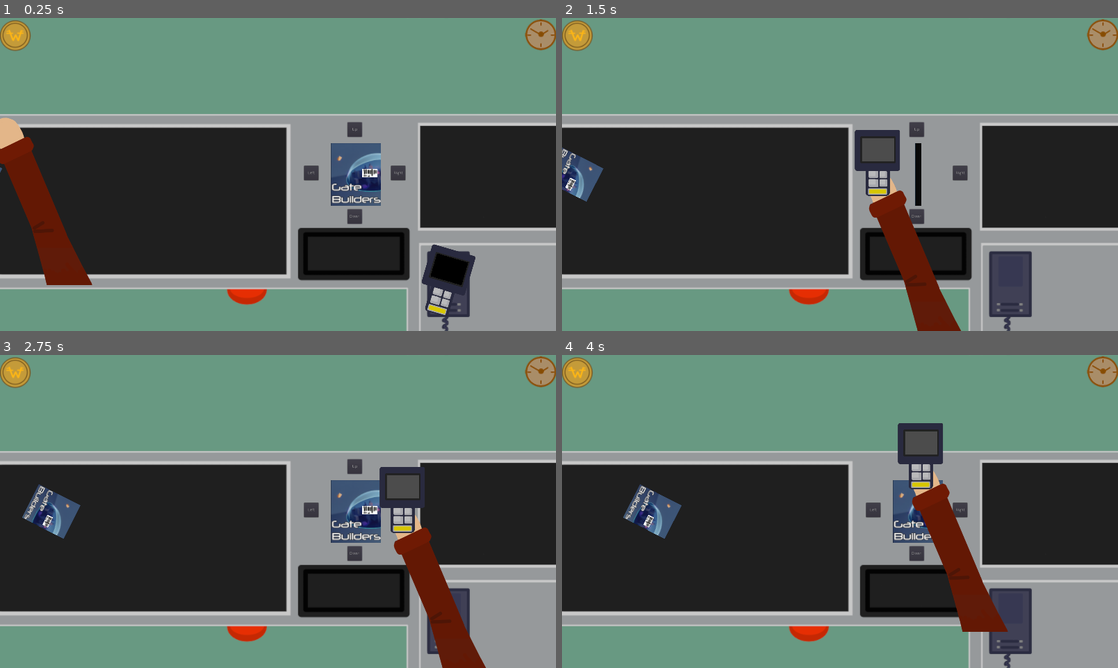
Above: before the commit, frames 1-4 (two rows, left to right).
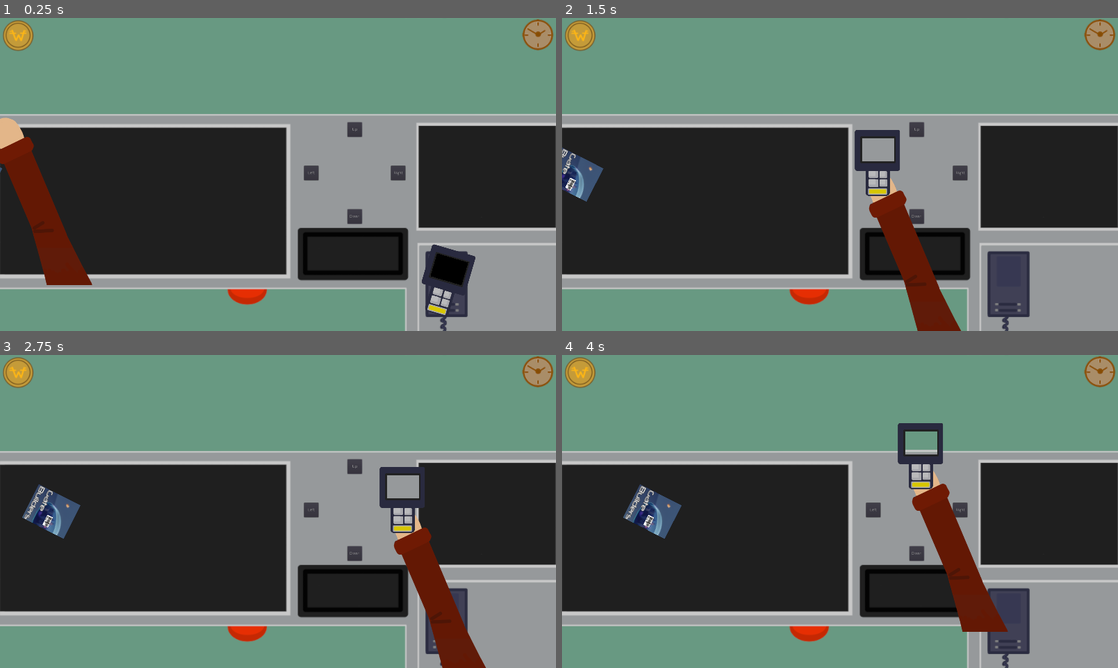
Above: after the commit, the same moments.

Repository: sboigelot/LD51
Game: Godot game, scene res://Scenes/Supermarket3d.tscn
Same seed, same stepped clock (60 frames per second), same inputs: the game is played once before the commit and once after it.
Inputs (mouse positions are in pixels of both pictures, inside the frame that each line leads up to):
- Up to frame 1 (0.25 s): no input
- Up to frame 2 (1.5 s): click (1012, 284) at 0.5 s; click "Left" at 1.25 s
- Up to frame 3 (2.75 s): click "Right" at 2 s
- Up to frame 4 (4 s): click "Down" at 2.75 s; click "Up" at 3.5 s

The runs differ from the first frame. In frame 1, 3.0% of the frame differs, in the area x 0-100%, y 0-100%; in frame 2, 2.0%; in frame 3, 3.1%; in frame 4, 2.5%.

Commit message:
Pre-barcode mouse interfaction

Diff:
--- a/LD51/Game.gd
+++ b/LD51/Game.gd
@@ -1,55 +1,35 @@
 extends Node2D
-
-var current_level_path = ""
-var current_level #: Level
 
 var win: bool
 var score: int
 var time: float
-var tutorial: bool
 var bonus: bool
 
-func new_game(with_tutorial:bool = false):
+func new_game():
 	randomize()
 
-	current_level = null
-#	current_level_count = 1
-#	current_tutorial_level_count = 1
-#	current_bonus_level_count = 1
 	win = false
 	score = 0
 	time = 0
-	tutorial = with_tutorial
 
-	if with_tutorial:
-		change_level("res://Levels/A1_tutorial_slot.tscn")
-	else:
-		change_level("res://Levels/L01.tscn")
+	get_tree().change_scene("res://Scenes/Supermarket3d.tscn")
 
-func change_level(path):
-	current_level_path = path
-	get_tree().change_scene(path)
 
 func defeat():
 	win = false
 #	current_player_datas.clear()
-	get_tree().change_scene("res://UI/VictoryScreen.tscn")
-
-func retry_level():
-#	respawn_dead_players(true)
-	change_level(current_level_path)
+	get_tree().change_scene("res://Scenes/VictoryScreen.tscn")
 
 func victory():
 	win = true
-	get_tree().change_scene("res://UI/VictoryScreen.tscn")
+	get_tree().change_scene("res://Scenes/VictoryScreen.tscn")
 
 func _process(delta):
 	if Input.is_action_just_pressed("ui_cancel"):
-		if current_level != null:
-			get_tree().change_scene("res://UI/MainMenu.tscn")
-			current_level = null
+		print(get_tree().current_scene.filename)
+		if get_tree().current_scene != null and get_tree().current_scene.filename != "res://Scenes/MainMenu.tscn":
+			get_tree().change_scene("res://Scenes/MainMenu.tscn")
 			win = false
-#			current_player_datas.clear()
 		else:
 			get_tree().quit()
 
--- a/LD51/Scenes/MainMenu.gd
+++ b/LD51/Scenes/MainMenu.gd
@@ -26,7 +26,7 @@
 
 func _on_NewGameButton_pressed():
 #	SfxManager.play("ui-button-click")
-	Game.new_game(true)
+	Game.new_game()
 
 func update_sound_sliders():
 	var master_volume:float = AudioServer.get_bus_volume_db(AudioServer.get_bus_index("Master"))
@@ -60,3 +60,6 @@
 func _on_WebGLButton_pressed():
 	OS.set_window_fullscreen(true)
 	webgl_button.queue_free()
+
+func _on_StartButton_pressed():
+	Game.new_game()
--- a/LD51/Scenes/MainMenu.tscn
+++ b/LD51/Scenes/MainMenu.tscn
@@ -93,4 +93,5 @@
 margin_bottom = 593.0
 text = "click here to switch to fullscreen"
 
+[connection signal="pressed" from="PanelContainer/CenterContainer/VBoxContainer/StartButton" to="." method="_on_StartButton_pressed"]
 [connection signal="pressed" from="PanelContainer/WebGLButton" to="." method="_on_WebGLButton_pressed"]
--- a/LD51/Scenes/Package.tscn
+++ b/LD51/Scenes/Package.tscn
@@ -30,7 +30,9 @@
 
 [node name="dvdbox" parent="RotationRoot/PackageVisualPlaceholder" instance=ExtResource( 1 )]
 
-[node name="MeshInstance" type="MeshInstance" parent="RotationRoot/PackageVisualPlaceholder"]
+[node name="BarcodesPlaceholder" type="Spatial" parent="RotationRoot"]
+
+[node name="BarcodeMeshInstance" type="MeshInstance" parent="RotationRoot/BarcodesPlaceholder"]
 transform = Transform( 1, 0, 0, 0, 1, 0, 0, 0, 1, 0.435596, 0.100382, -0.0481462 )
 mesh = SubResource( 2 )
 skeleton = NodePath("../../..")
--- a/LD51/Scenes/Supermarket3d.gd
+++ b/LD51/Scenes/Supermarket3d.gd
@@ -42,10 +42,25 @@
 #	Input.set_mouse_mode(Input.MOUSE_MODE_HIDDEN)
 	set_scanner_hands(false)
 #	set_viewport_texture()
+	set_editor_azerty()
 
 	if scan_package_holder.get_child_count() >= 1:
-		scan_package = scan_package_holder.get_child(0)
+#		scan_package = scan_package_holder.get_child(0)
+		scan_package_holder.get_child(0).queue_free()
 	spawn_package()
+
+func set_editor_azerty():
+	if not OS.is_debug_build():
+		return
+
+	change_keybind("ui_up", KEY_Z)
+	change_keybind("ui_left", KEY_Q)
+
+func change_keybind(action_name, scan_code):
+	var actions = InputMap.get_action_list(action_name)
+	var last_action = actions[actions.size() - 1] as InputEventKey
+	last_action.scancode = scan_code
+
 
 func set_viewport_texture(viewport:Viewport):
 	var path = viewport.get_path()
@@ -164,16 +179,19 @@
 	var screen_extend = Vector2(8.65,4.75)
 	var cam_translation_range = screen_extend * 2
 
+	var fullscreen_pixel_size = OS.window_size
+	fullscreen_pixel_size = Vector2(1920,1080)
+
 	var mouse_postion = get_viewport().get_mouse_position() as Vector2
 	var mouse_screen_percentage = Vector2(
-		mouse_postion.x / OS.window_size.x,
-		mouse_postion.y / OS.window_size.y
+		mouse_postion.x / fullscreen_pixel_size.x,
+		mouse_postion.y / fullscreen_pixel_size.y
 	)
 
 	var scanner_position = scanner_screen_center.global_position
 	var scanner_position_screen_percentage = Vector2(
-		scanner_position.x / OS.window_size.x,
-		scanner_position.y / OS.window_size.y
+		scanner_position.x / fullscreen_pixel_size.x,
+		scanner_position.y / fullscreen_pixel_size.y
 	)
 
 	scan_camera.translation.x = (scanner_position_screen_percentage.x * cam_translation_range.x) - screen_extend.x
--- a/LD51/Scenes/Supermarket3d.tscn
+++ b/LD51/Scenes/Supermarket3d.tscn
@@ -9,7 +9,7 @@
 [ext_resource path="res://Fonts/VTCSuperMarketSaleDisplay.ttf" type="DynamicFontData" id=7]
 
 [sub_resource type="PlaneMesh" id=12]
-size = Vector2( 18, 10 )
+size = Vector2( 17.8, 10 )
 
 [sub_resource type="SpatialMaterial" id=13]
 albedo_texture = ExtResource( 5 )
--- a/LD51/project.godot
+++ b/LD51/project.godot
@@ -57,6 +57,34 @@
 
 [input]
 
+ui_left={
+"deadzone": 0.5,
+"events": [ Object(InputEventKey,"resource_local_to_scene":false,"resource_name":"","device":0,"alt":false,"shift":false,"control":false,"meta":false,"command":false,"pressed":false,"scancode":16777231,"physical_scancode":0,"unicode":0,"echo":false,"script":null)
+, Object(InputEventJoypadButton,"resource_local_to_scene":false,"resource_name":"","device":0,"button_index":14,"pressure":0.0,"pressed":false,"script":null)
+, Object(InputEventKey,"resource_local_to_scene":false,"resource_name":"","device":0,"alt":false,"shift":false,"control":false,"meta":false,"command":false,"pressed":false,"scancode":65,"physical_scancode":0,"unicode":0,"echo":false,"script":null)
+ ]
+}
+ui_right={
+"deadzone": 0.5,
+"events": [ Object(InputEventKey,"resource_local_to_scene":false,"resource_name":"","device":0,"alt":false,"shift":false,"control":false,"meta":false,"command":false,"pressed":false,"scancode":16777233,"physical_scancode":0,"unicode":0,"echo":false,"script":null)
+, Object(InputEventJoypadButton,"resource_local_to_scene":false,"resource_name":"","device":0,"button_index":15,"pressure":0.0,"pressed":false,"script":null)
+, Object(InputEventKey,"resource_local_to_scene":false,"resource_name":"","device":0,"alt":false,"shift":false,"control":false,"meta":false,"command":false,"pressed":false,"scancode":68,"physical_scancode":0,"unicode":0,"echo":false,"script":null)
+ ]
+}
+ui_up={
+"deadzone": 0.5,
+"events": [ Object(InputEventKey,"resource_local_to_scene":false,"resource_name":"","device":0,"alt":false,"shift":false,"control":false,"meta":false,"command":false,"pressed":false,"scancode":16777232,"physical_scancode":0,"unicode":0,"echo":false,"script":null)
+, Object(InputEventJoypadButton,"resource_local_to_scene":false,"resource_name":"","device":0,"button_index":12,"pressure":0.0,"pressed":false,"script":null)
+, Object(InputEventKey,"resource_local_to_scene":false,"resource_name":"","device":0,"alt":false,"shift":false,"control":false,"meta":false,"command":false,"pressed":false,"scancode":87,"physical_scancode":0,"unicode":0,"echo":false,"script":null)
+ ]
+}
+ui_down={
+"deadzone": 0.5,
+"events": [ Object(InputEventKey,"resource_local_to_scene":false,"resource_name":"","device":0,"alt":false,"shift":false,"control":false,"meta":false,"command":false,"pressed":false,"scancode":16777234,"physical_scancode":0,"unicode":0,"echo":false,"script":null)
+, Object(InputEventJoypadButton,"resource_local_to_scene":false,"resource_name":"","device":0,"button_index":13,"pressure":0.0,"pressed":false,"script":null)
+, Object(InputEventKey,"resource_local_to_scene":false,"resource_name":"","device":0,"alt":false,"shift":false,"control":false,"meta":false,"command":false,"pressed":false,"scancode":83,"physical_scancode":0,"unicode":0,"echo":false,"script":null)
+ ]
+}
 screenshot={
 "deadzone": 0.5,
 "events": [ Object(InputEventKey,"resource_local_to_scene":false,"resource_name":"","device":0,"alt":false,"shift":false,"control":false,"meta":false,"command":false,"pressed":false,"scancode":80,"physical_scancode":0,"unicode":0,"echo":false,"script":null)
